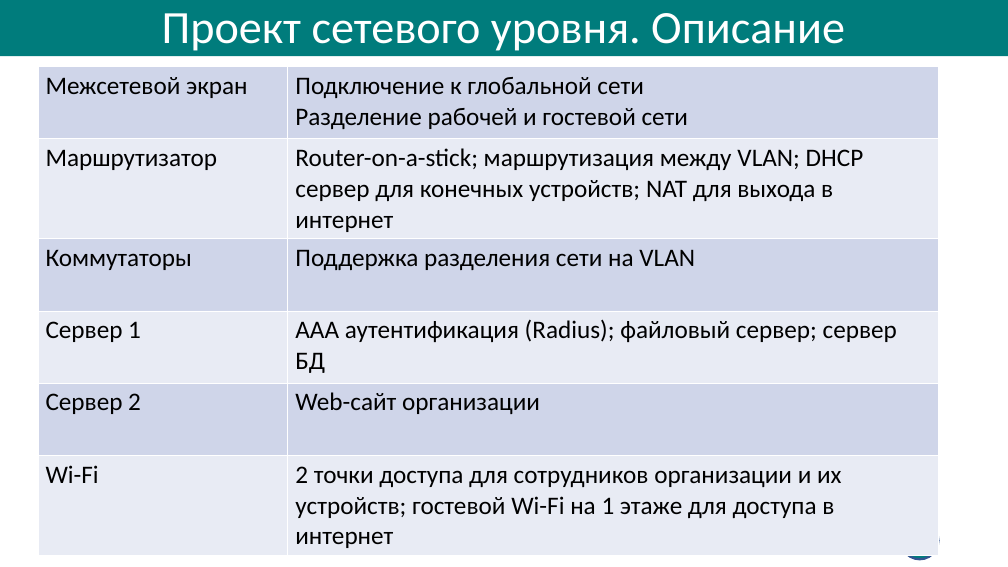
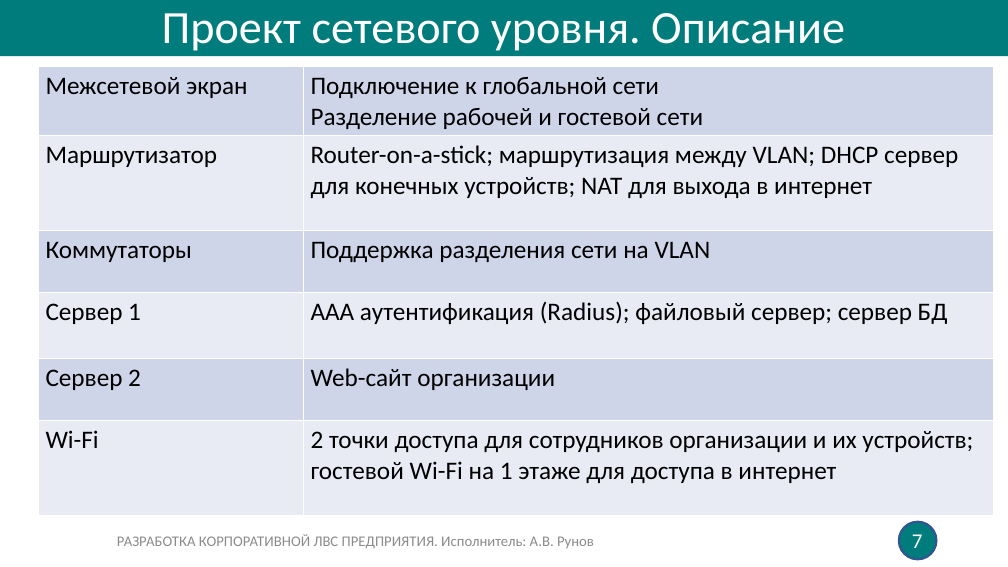
Before and after one commit to C4Expl0sive/LAN-Project, a slide deck: slide 7 of Презентация.pptx. Drawn at 1008x567 pixels with LibreOffice and Linux fonts; fonts in the diff are those of the drawing. Boxes give left, top, right and bottom in pixels: in the first picture for what was removed or moved away, otherwise in the second. Text is boxed around its words. In the diff, an @@ line names an element or a change of style, - is before the commit and + after.

```diff
--- a/Презентация.pptx
+++ b/Презентация.pptx
@@ table: place and size @@
-table at (38,67,939,553)
+table at (38,67,994,515)
@@ page number added at (912,534,923,548), 20 pt, text #FFFFFF @@
+7
```
Also in this commit, not shown: 1 other slide changed.
